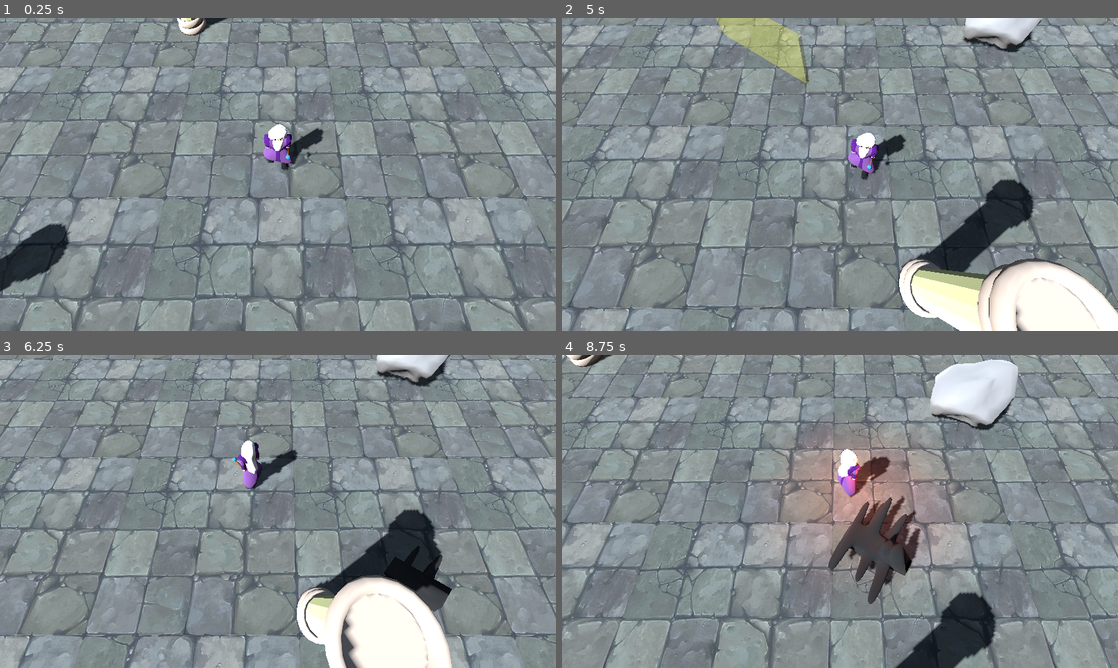
Above: before the commit, frames 1-4 (two rows, left to right).
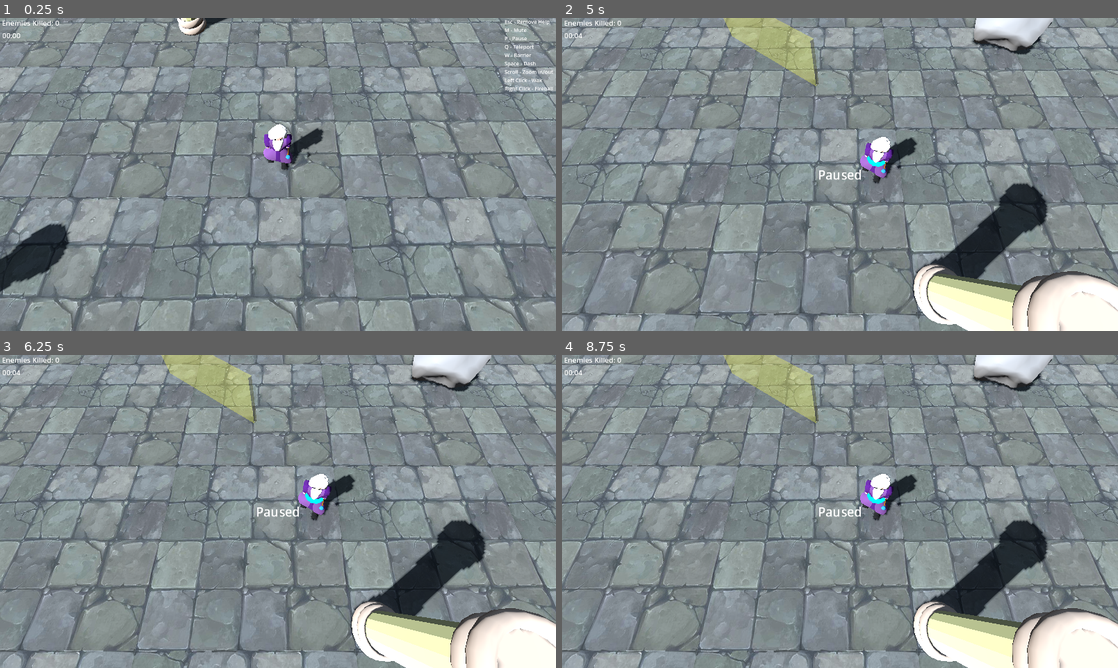
Above: after the commit, the same moments.

Repository: GuilhermeSilvestre/godot-dolera
Game: Godot game, scene res://level.tscn
The game is run twice, just before and just after one commit, with the same random seed, the same clock (stepped at 60 frames per second) and the same inputs. Sound files missing from this copy of the repository are replaced by a short silence.
Inputs (mouse positions are in pixels of both pictures, inside the frame that each line leads up to):
- Up to frame 1 (0.25 s): no input
- Up to frame 2 (5 s): tap Enter at 0.5 s; move the mouse to (962, 158) at 0.52 s; right-click (962, 158) at 0.6 s; click (962, 158) at 0.67 s; move the mouse to (728, 190) at 1.27 s; click (728, 190) at 1.35 s; move the mouse to (895, 105) at 2.02 s; tap Space (fast_move) at 2.1 s; click (895, 105) at 2.17 s; move the mouse to (812, 237) at 2.77 s; tap W (reflect) at 2.85 s; click (812, 237) at 2.92 s; move the mouse to (1006, 221) at 3.52 s; tap Q (teleport) at 3.6 s; click (1006, 221) at 3.67 s; tap Escape (ui_cancel) at 4.15 s; move the mouse to (673, 127) at 4.27 s; right-click (673, 127) at 4.35 s; click (673, 127) at 4.42 s; tap P (pause, bound only after the commit) at 4.9 s
- Up to frame 3 (6.25 s): move the mouse to (305, 511) at 5.02 s; press the mouse at (305, 511) at 5.03 s; move the mouse to (194, 433) at 5.77 s; release the mouse at (194, 433) at 5.78 s; tap Space (fast_move) at 5.85 s; click (194, 433) at 5.92 s
- Up to frame 4 (8.75 s): move the mouse to (962, 495) at 6.52 s; tap W (reflect) at 6.6 s; click (962, 495) at 6.67 s; move the mouse to (728, 527) at 7.27 s; tap Q (teleport) at 7.35 s; click (728, 527) at 7.42 s; move the mouse to (895, 442) at 8.02 s; right-click (895, 442) at 8.1 s; click (895, 442) at 8.17 s

The runs differ from the first frame. In frame 1, 0.4% of the frame differs, in the area x 0-100%, y 0-24%; in frame 2, 36%; in frame 3, 51%; in frame 4, 55%, in the area x 0-100%, y 0-100%.

Commit message:
Implementing UI, labels, counters

Diff:
--- a/enemy.gd
+++ b/enemy.gd
@@ -1,6 +1,6 @@
 extends CharacterBody3D
 
-@export var speed := 4.0
+@export var speed := 5.0
 @export var stuck_threshold_time := 1.0
 @export var stuck_distance_threshold := 0.05
 @export var avoid_touch_distance := 1.0
@@ -94,7 +94,17 @@
 
 # 💀 Função de morte
 func die():
+	GameState.add_kill()
+
 	is_dead = true
+
+	# 🛑 Desativa colisão imediatamente (não atinge o jogador enquanto morre)
+	set_collision_layer(0)
+	set_collision_mask(0)
+	if hit_area:
+		hit_area.set_deferred("monitoring", false)
+		hit_area.set_deferred("monitorable", false)
+
 	velocity = Vector3.ZERO
 
 	if anim_player and anim_player.has_animation("die"):
@@ -104,7 +114,7 @@
 		# 🔊 toca o som de morte do monstro
 		var death_sound = AudioStreamPlayer3D.new()
 		death_sound.stream = load("res://Sounds/monsterdie.mp3")
-		death_sound.volume_db = -6
+		death_sound.volume_db = -4
 		add_child(death_sound)
 		death_sound.play()
 		# Remove o som quando terminar
--- /dev/null
+++ b/game_state.gd
@@ -0,0 +1,10 @@
+extends Node
+
+var enemy_kills: int = 0
+
+func _ready() -> void:
+	enemy_kills = 0
+
+func add_kill():
+	enemy_kills += 1
+	print("🩸 Total kills:", enemy_kills)
--- a/level.tscn
+++ b/level.tscn
@@ -1,5 +1,7 @@
-[gd_scene load_steps=15 format=3 uid="uid://bxg0ji4jcia63"]
+[gd_scene load_steps=20 format=3 uid="uid://bxg0ji4jcia63"]
 
+[ext_resource type="Script" uid="uid://y6imsfw3mou4" path="res://game_state.gd" id="1_8cye3"]
+[ext_resource type="Script" uid="uid://dt506o0k22n2o" path="res://pause_handler.gd" id="1_i2t4f"]
 [ext_resource type="Script" uid="uid://cwywb5ui0ityb" path="res://world_environment.gd" id="1_km5ld"]
 [ext_resource type="Script" uid="uid://dbrkaqpw5847g" path="res://camera_3d.gd" id="1_u52ul"]
 [ext_resource type="PackedScene" uid="uid://cofcf2fgyf78n" path="res://arenafloor_v3.glb" id="5_f2txt"]
@@ -8,6 +10,16 @@
 [ext_resource type="PackedScene" uid="uid://ba0njjoa2awie" path="res://warlock_character.tscn" id="7_n6hdu"]
 [ext_resource type="PackedScene" uid="uid://o0axea3p8c5c" path="res://rock_1.tscn" id="8_i2t4f"]
 [ext_resource type="PackedScene" uid="uid://l3j1u0s4itku" path="res://pilar.tscn" id="8_km5ld"]
+
+[sub_resource type="LabelSettings" id="LabelSettings_km5ld"]
+line_spacing = 16.0
+font_size = 38
+
+[sub_resource type="LabelSettings" id="LabelSettings_i2t4f"]
+font_size = 70
+
+[sub_resource type="LabelSettings" id="LabelSettings_8cye3"]
+font_size = 22
 
 [sub_resource type="ProceduralSkyMaterial" id="ProceduralSkyMaterial_5xgho"]
 
@@ -29,6 +41,80 @@
 data = PackedVector3Array(10, 0, 10, -10, 0, 10, 10, 0, -10, -10, 0, 10, -10, 0, -10, 10, 0, -10)
 
 [node name="Node3D" type="Node3D"]
+process_mode = 1
+
+[node name="GameState" type="Node" parent="."]
+script = ExtResource("1_8cye3")
+
+[node name="PauseHandler" type="Node" parent="."]
+process_mode = 3
+script = ExtResource("1_i2t4f")
+
+[node name="CanvasLayer" type="CanvasLayer" parent="."]
+
+[node name="Help" type="Label" parent="CanvasLayer"]
+anchors_preset = 1
+anchor_left = 1.0
+anchor_right = 1.0
+offset_left = -69.0
+offset_bottom = 23.0
+grow_horizontal = 0
+size_flags_horizontal = 0
+text = "Esc - Remove Help
+M - Mute
+P - Pause
+Q - Teleport
+W - Barrier
+Space - Dash
+Scroll - Zoom in/out
+Left Click - Wak
+Right Click - Fireball  "
+
+[node name="Paused" type="Label" parent="CanvasLayer"]
+visible = false
+anchors_preset = 8
+anchor_left = 0.5
+anchor_top = 0.5
+anchor_right = 0.5
+anchor_bottom = 0.5
+offset_left = -28.5
+offset_top = -11.5
+offset_right = 28.5
+offset_bottom = 11.5
+grow_horizontal = 2
+grow_vertical = 2
+text = "Paused"
+label_settings = SubResource("LabelSettings_km5ld")
+
+[node name="Level" type="Label" parent="CanvasLayer"]
+visible = false
+anchors_preset = 8
+anchor_left = 0.5
+anchor_top = 0.5
+anchor_right = 0.5
+anchor_bottom = 0.5
+offset_left = -20.0
+offset_top = -11.5
+offset_right = 20.0
+offset_bottom = 11.5
+grow_horizontal = 2
+grow_vertical = 2
+text = "Apocalypse Level"
+label_settings = SubResource("LabelSettings_i2t4f")
+
+[node name="enemykilled" type="Label" parent="CanvasLayer"]
+offset_right = 40.0
+offset_bottom = 23.0
+text = " Enemies Killed: 0"
+label_settings = SubResource("LabelSettings_8cye3")
+
+[node name="TimeScore" type="Label" parent="CanvasLayer"]
+offset_left = 7.0
+offset_top = 39.0
+offset_right = 201.0
+offset_bottom = 84.0
+text = " Time Score"
+label_settings = SubResource("LabelSettings_8cye3")
 
 [node name="WorldEnvironment" type="WorldEnvironment" parent="."]
 environment = SubResource("Environment_vonw3")
--- /dev/null
+++ b/pause_handler.gd
@@ -0,0 +1,9 @@
+extends Node
+
+@onready var paused = $"../CanvasLayer/Paused"
+
+func _input(event):
+	if event.is_action_pressed("pause"):
+		paused.visible = not paused.visible
+		get_tree().paused = not get_tree().paused
+		print("Paused =", get_tree().paused)
--- a/project.godot
+++ b/project.godot
@@ -13,6 +13,10 @@
 config/name="Dolera"
 run/main_scene="res://level.tscn"
 config/features=PackedStringArray("4.5", "Mobile")
+
+[autoload]
+
+GameState="*res://game_state.gd"
 
 [display]
 
@@ -66,6 +70,11 @@
 "events": [Object(InputEventKey,"resource_local_to_scene":false,"resource_name":"","device":-1,"window_id":0,"alt_press …(192 unchanged characters)…
 ]
 }
+pause={
+"deadzone": 0.2,
+"events": [Object(InputEventKey,"resource_local_to_scene":false,"resource_name":"","device":-1,"window_id":0,"alt_pressed":false,"shift_pressed":false,"ctrl_pressed":false,"meta_pressed":false,"pressed":false,"keycode":0,"physical_keycode":80,"key_label":0,"unicode":112,"location":0,"echo":false,"script":null)
+]
+}
 
 [rendering]
 
--- a/warlock_character.gd
+++ b/warlock_character.gd
@@ -114,7 +114,7 @@
 	global_position += push_dir * 0.5
 
 	await get_tree().create_timer(1.0).timeout
-	SPEED = old_speed
+	SPEED = BASE_SPEED
 
 
 func move_character_click(position: Vector3):
--- a/world_environment.gd
+++ b/world_environment.gd
@@ -1,4 +1,12 @@
 extends WorldEnvironment
+
+@onready var help_ui = $"../CanvasLayer/Help"
+@onready var level_text = $"../CanvasLayer/Level"
+@onready var enemykilled = $"../CanvasLayer/enemykilled"
+@onready var timescore = $"../CanvasLayer/TimeScore"
+
+var fade_done := false
+var current_level_stage := 1
 
 var music_player: AudioStreamPlayer
 var current_track := -1
@@ -30,24 +38,32 @@
 	add_child(spawn_timer)
 
 func _process(delta):
+	_update_enemy_kills()
 	total_time += delta
+
+	var minutes = int(total_time) / 60
+	var seconds = int(total_time) % 60
+	var min_str = "0" + str(minutes) if minutes < 10 else str(minutes)
+	var sec_str = "0" + str(seconds) if seconds < 10 else str(seconds)
+	timescore.text = min_str + ":" + sec_str
+
 
 	# ajusta a velocidade de spawn conforme o tempo de jogo
 	if total_time < 30:
 		spawn_timer.wait_time = 4.0
-		#print("First wave - Light Sunday")
+		#print("First wave - Beautiful Sunday Morning")
 	elif total_time < 60:
 		spawn_timer.wait_time = 2.0
-		#print("Second wave - Begginers Guide")
+		#print("Second wave - Beginner's Guide")
 	elif total_time < 120:
 		spawn_timer.wait_time = 1.0
-		#print("Third wave - Ragnaroke")
+		#print("Third wave - Ragnarok")
 	elif total_time < 180:
 		spawn_timer.wait_time = 0.5
 		#print("Fourth wave - Apocalypse")
 	else:
 		spawn_timer.wait_time = 0.2
-		#print("Last wave - Eclipse")
+		#print("Last wave - Final Eclipse")
 
 	# garante que o timer atualize o novo tempo se mudar
 	if spawn_timer.time_left > spawn_timer.wait_time:
@@ -55,6 +71,24 @@
 
 	if Input.is_action_just_pressed("mute"):
 		toggle_mute()
+
+#
+	if total_time >= 180 and current_level_stage < 4:
+		current_level_stage = 4
+		level_text.text = "Final Eclipse"
+		_do_level_fade()
+
+	elif total_time >= 120 and current_level_stage < 3:
+		current_level_stage = 3
+		level_text.text = "Apocalypse Level"
+		_do_level_fade()
+
+	elif total_time >= 60 and current_level_stage < 2:
+		current_level_stage = 2
+		level_text.text = "Ragnarok Level"
+		_do_level_fade()
+
+
 
 func _play_next_track():
 	current_track = (current_track + 1) % tracks.size()
@@ -96,3 +130,17 @@
 	enemy.global_position = Vector3(x, 0, z)
 
 	print("Spawned enemy at:", enemy.global_position)
+
+func _input(event):
+	if event.is_action_pressed("ui_cancel"):
+		help_ui.visible = not help_ui.visible
+
+func _do_level_fade():
+	level_text.visible = true
+	var tween = create_tween()
+	tween.tween_property(level_text, "modulate:a", 1.0, 1.5)  # fade in
+	tween.tween_interval(1.0)
+	tween.tween_property(level_text, "modulate:a", 0.0, 1.5)  # fade out
+
+func _update_enemy_kills():
+	enemykilled.text = " Enemies Killed: %d" % GameState.enemy_kills
Not shown, added: game_state.gd.uid
Not shown, added: pause_handler.gd.uid
Not shown, added: Blender Files/enemy.blend
